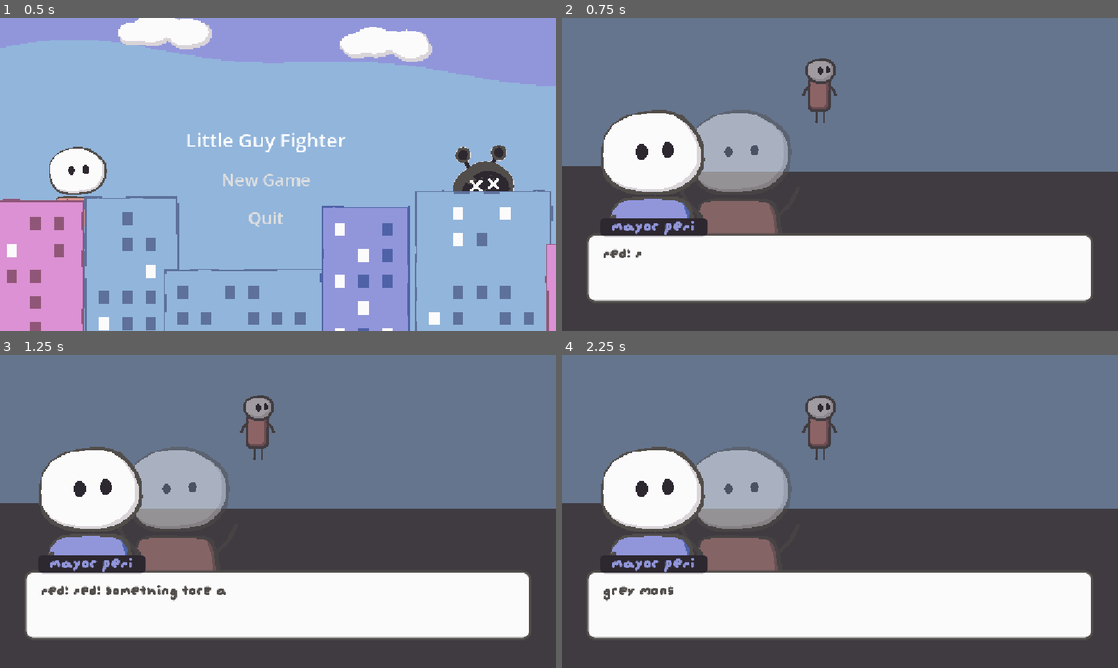
Above: before the commit, frames 1-4 (two rows, left to right).
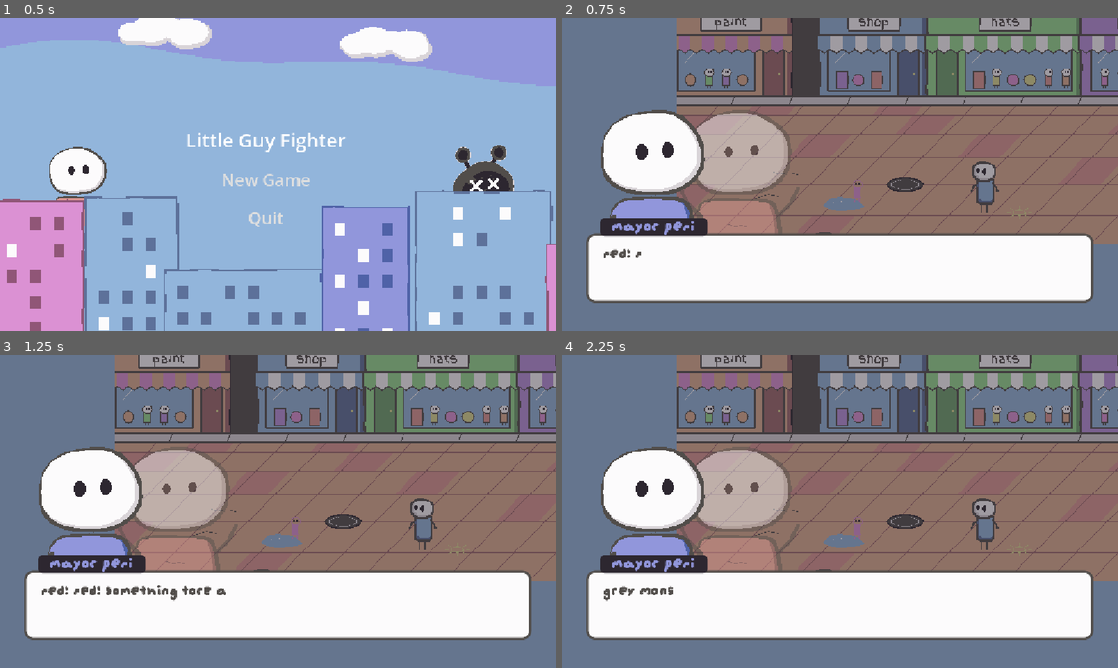
Above: after the commit, the same moments.

Repository: mitchglitchisdabestg/Little-guy-fighter
Game: Godot game, scene res://Scenes/UI/main_menu.tscn
The game is run twice, just before and just after one commit, with the same random seed, the same clock (stepped at 60 frames per second) and the same inputs.
Inputs (mouse positions are in pixels of both pictures, inside the frame that each line leads up to):
- Up to frame 1 (0.5 s): no input
- Up to frame 2 (0.75 s): click "New Game" at 0.5 s
- Up to frame 3 (1.25 s): no input
- Up to frame 4 (2.25 s): tap Enter (ui_accept) at 1.25, 2 s; move the mouse to (962, 495) at 1.27 s; hold D (Right) 1.28-2.03 s; click (962, 495) at 1.35 s; tap Space (Jump) at 1.52 s; move the mouse to (728, 527) at 2.02 s; hold S (Down) from 2.03 s (still down); right-click (728, 527) at 2.1 s

Frame 1 is identical in both runs. In frame 2, 56% of the frame differs, in the area x 0-100%, y 0-100%; in frame 3, 56%; in frame 4, 56%.

Commit message:
Fix map not showing during dialogue

Diff:
--- a/little-guy-st/Scripts/dialogue.gd
+++ b/little-guy-st/Scripts/dialogue.gd
@@ -28,8 +28,12 @@
 	characters = data["characters"]
 	lines = data["scenes"][scene_name]
 	make_box()
+	show_line()
+	await get_tree().process_frame
+	var cam = get_viewport().get_camera_2d()
+	if cam:
+		cam.reset_smoothing()
 	get_tree().paused = true
-	show_line()
 
 func _process(delta):
 	letters += delta * 40
